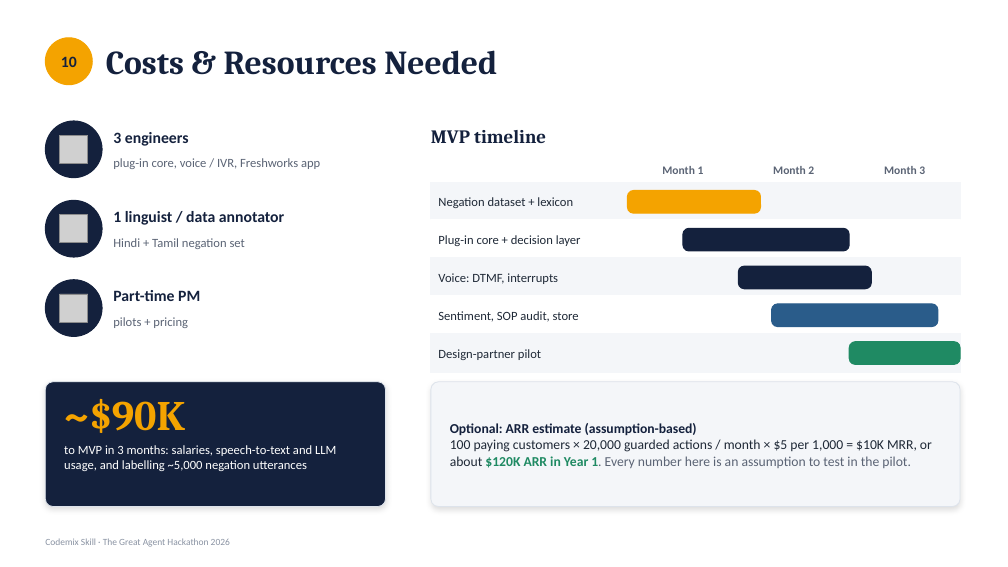
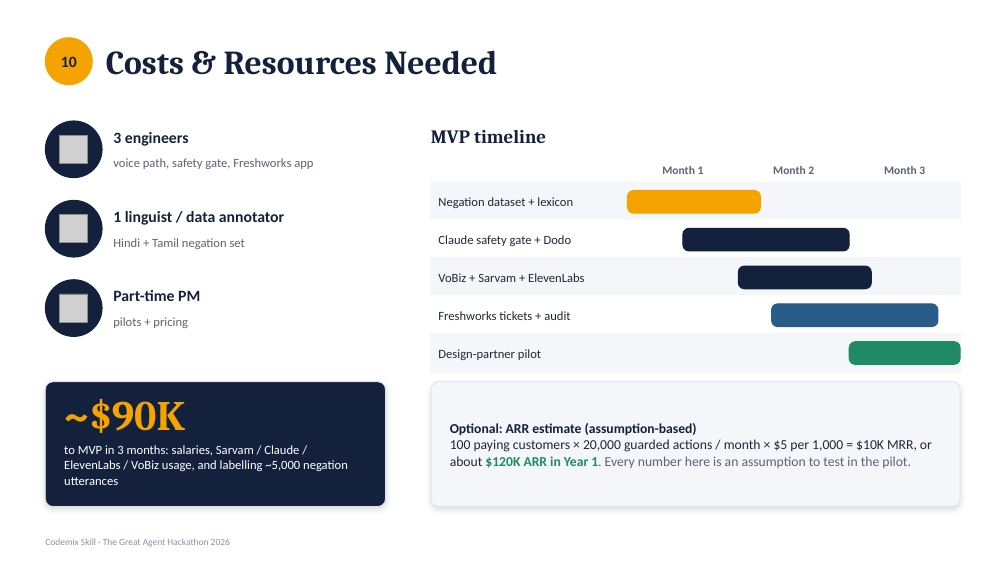
Before and after one commit to ramanathanmani/great-agent-hackathon-2026, a slide deck: slide 22 of docs/presentation/CodemixSkill-Business-Case.pptx (slide 20 before the commit). Drawn at 1008x567 pixels with LibreOffice and Linux fonts; fonts in the diff are those of the drawing; grey boxes stand for pictures. Boxes give left, top, right and bottom in pixels: in the first picture for what was removed or moved away, otherwise in the second. Text is boxed around its words. In the diff, an @@ line names an element or a change of style, - is before the commit and + after.

```diff
--- a/docs/presentation/CodemixSkill-Business-Case.pptx
+++ b/docs/presentation/CodemixSkill-Business-Case.pptx
@@ text at (x1=113, y1=158, x2=313, y2=169): text changed @@
-plug-in core, voice / IVR, Freshworks app
+voice path, safety gate, Freshworks app
@@ text at (x1=438, y1=235, x2=572, y2=246): text changed @@
-Plug-in core + decision layer
+Claude safety gate + Dodo
@@ text at (x1=438, y1=273, x2=584, y2=282): text changed @@
-Voice: DTMF, interrupts
+VoBiz + Sarvam + ElevenLabs
@@ text at (x1=438, y1=311, x2=570, y2=320): text changed @@
-Sentiment, SOP audit, store
+Freshworks tickets + audit
@@ text at (x1=64, y1=445, x2=348, y2=485): text changed @@
-to MVP in 3 months: salaries, speech-to-text and LLM usage, and labelling ~5,000 negation utterances
+to MVP in 3 months: salaries, Sarvam / Claude / ElevenLabs / VoBiz usage, and labelling ~5,000 negation utterances
```
Also in this commit, not shown: 18 other slides changed, 3 slides added, 1 slide removed, 2 other files.
